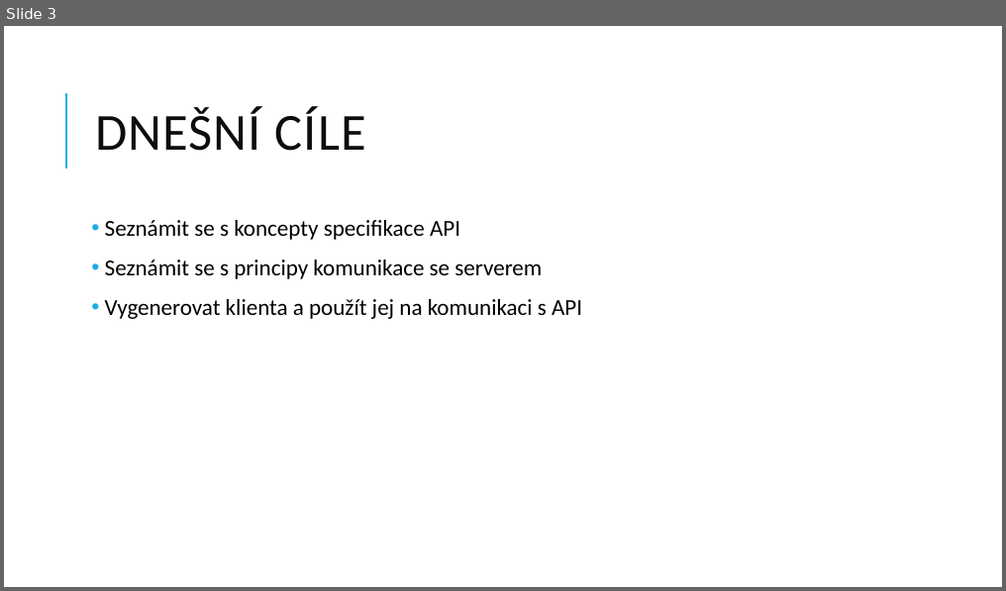
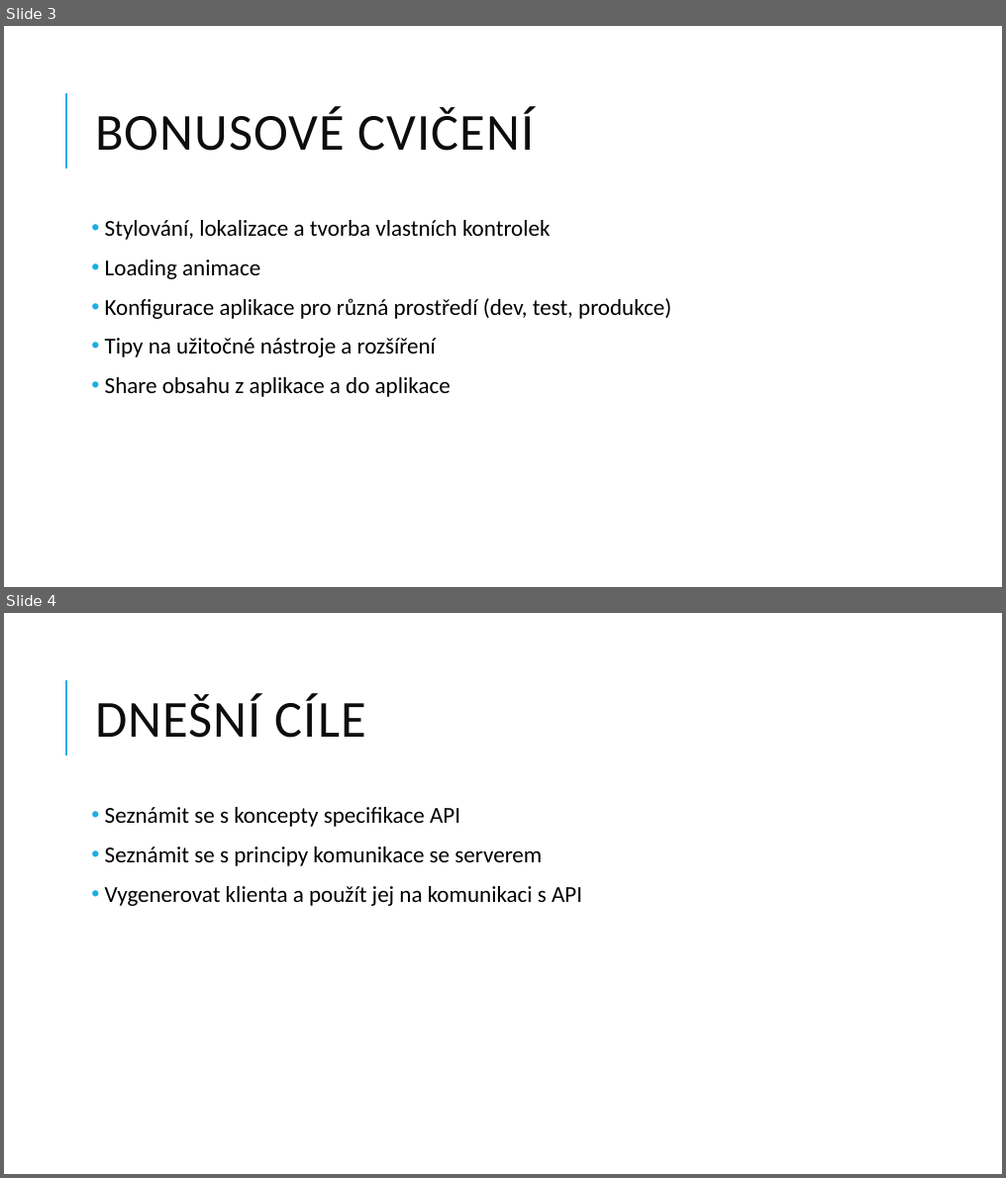
Before and after one commit to jasho/pv239-maui, a slide deck: 06_API/PV239-Xamarin-06_API.pptx. Shown one above the other, each under a label of ours: slide 3 before the commit, slides 3 and 4 after it. The pictures are 1006x591 and 1006x1178 pixels, drawn with LibreOffice and Linux fonts; fonts in the diff are those of the drawing. Boxes give left, top, right and bottom in pixels: in the first picture for what was removed or moved away, otherwise in the second. Text is boxed around its words. In the diff, an @@ line names an element or a change of style, - is before the commit and + after.

```diff
--- a/06_API/PV239-Xamarin-06_API.pptx
+++ b/06_API/PV239-Xamarin-06_API.pptx
@@ slide 3 added at [4, 26, 1002, 587], background #FFFFFF; not listed: 1 template element that a slide beside it also shows @@
@@ title added at [95, 107, 535, 151], 50 pt, text #0D0D0D @@
+BONUSOVÉ CVIČENÍ
@@ text added at [105, 220, 671, 397], 22 pt, text #000000 @@
+• Stylování, lokalizace a tvorba vlastních kontrolek
+• Loading animace
+• Konfigurace aplikace pro různá prostředí (dev, test, produkce)
+• Tipy na užitočné nástroje a rozšíření
+• Share obsahu z aplikace a do aplikace
@@ what was slide 3 is now slide 4 @@
```
Also in this commit, not shown: 16 slides changed, 6 other slides added, 11 other files.
